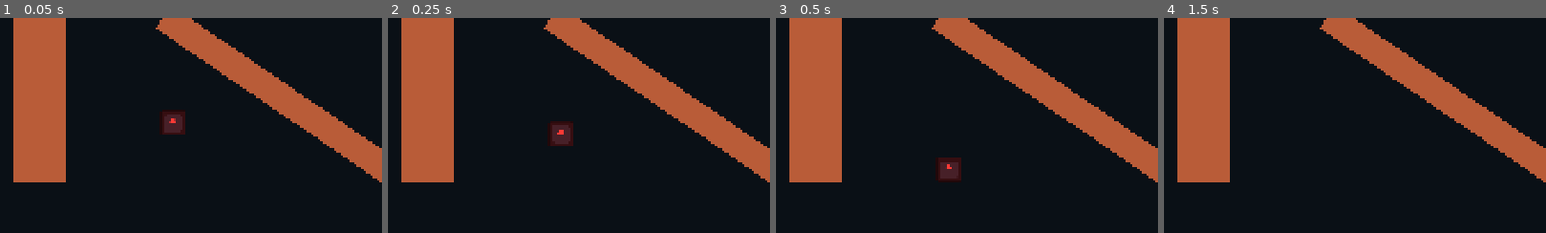
Above: before the commit, frames 1-4 (left to right).
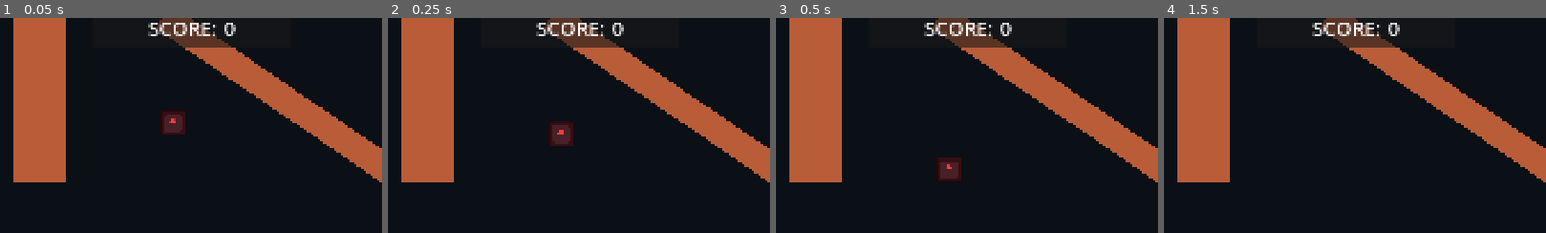
Above: after the commit, the same moments.

Repository: sanjeevkumarjayakumar-des/Gam712_Bouncy
Game: Godot game, scene res://Main/Levels/test_level.tscn
Two runs of this game, one before a commit and one after it. Both use one fixed random seed, a clock stepped at 60 frames per second and the inputs below. The project has no main scene, so this scene is started directly. The engine's default icon, where the game draws it, is replaced by a stand-in: a white triangle on a blue panel in a dark square.
Inputs:
- Up to frame 1 (0.05 s): no input
- Up to frame 2 (0.25 s): no input
- Up to frame 3 (0.5 s): no input
- Up to frame 4 (1.5 s): click "CLIENT" at 0.5 s; click "SERVER" at 1.25 s
The pictures show only the part of the screen within x 25-75%, y 0-50%; the shares and areas given below are measured in that part.

The runs differ from the first frame. In frame 1, 2.0% of the frame differs, in the area x 38-62%, y 0-14%; in frame 2, 2.0%; in frame 3, 2.0%; in frame 4, 2.0%.

Commit message:
wew

Diff:
--- a/Main/GameStateGlobal.gd
+++ b/Main/GameStateGlobal.gd
@@ -2,3 +2,4 @@
 
 
 var can_be_hunter: bool = true
+var hunter_score: int = 0
--- /dev/null
+++ b/Main/Levels/score_ui.gd
@@ -0,0 +1,8 @@
+extends CanvasLayer
+@onready var score: Label = $Control/PanelContainer/HBoxContainer/Score
+
+
+func _process(_delta: float) -> void:
+
+	if multiplayer.is_server():
+		score.text = str(GameStateGlobal.hunter_score)
--- a/Main/Levels/test_level.tscn
+++ b/Main/Levels/test_level.tscn
@@ -4,6 +4,7 @@
 [ext_resource type="PackedScene" uid="uid://1d4sek6u7vv7" path="res://Main/Player/test_player.tscn" id="3_d0oil"]
 [ext_resource type="PackedScene" uid="uid://c8cq1c54ynyvq" path="res://Main/Enemy/test_enemy.tscn" id="3_ovh4g"]
 [ext_resource type="PackedScene" uid="uid://dxrbmuc8j2q13" path="res://Main/Network/network_ui.tscn" id="4_ovh4g"]
+[ext_resource type="Script" uid="uid://b048dun7frt0n" path="res://Main/Levels/score_ui.gd" id="5_gswn4"]
 
 [sub_resource type="RectangleShape2D" id="RectangleShape2D_oia5d"]
 size = Vector2(1152.25, 75.75)
@@ -48,16 +49,16 @@
 anchors_preset = 15
 anchor_right = 1.0
 anchor_bottom = 1.0
-offset_left = 4.7655573
-offset_top = -100.97409
-offset_right = 1152.7655
-offset_bottom = -25.97409
+offset_left = 5.718669
+offset_top = -48.765877
+offset_right = 1153.7186
+offset_bottom = 26.234123
 grow_horizontal = 2
 grow_vertical = 2
 color = Color(0.7257336, 0.36016077, 0.21856982, 1)
 
 [node name="CollisionShape2D" type="CollisionShape2D" parent="StaticBody2D2" unique_id=64428724]
-position = Vector2(579.492, -73.4357)
+position = Vector2(573.29675, -15.49033)
 shape = SubResource("RectangleShape2D_oia5d")
 
 [node name="StaticBody2D3" type="StaticBody2D" parent="." unique_id=1690382861]
@@ -68,16 +69,16 @@
 anchors_preset = 15
 anchor_right = 1.0
 anchor_bottom = 1.0
-offset_left = -33.999985
-offset_top = 338.0
-offset_right = 1114.0
-offset_bottom = 413.0
+offset_left = -70.0
+offset_top = 60.0
+offset_right = 1078.0
+offset_bottom = 135.0
 grow_horizontal = 2
 grow_vertical = 2
 color = Color(0.7257336, 0.36016077, 0.21856982, 1)
 
 [node name="CollisionShape2D" type="CollisionShape2D" parent="StaticBody2D3" unique_id=1688952080]
-position = Vector2(532, 371.99997)
+position = Vector2(532, 90.99997)
 shape = SubResource("RectangleShape2D_oia5d")
 
 [node name="StaticBody2D5" type="StaticBody2D" parent="." unique_id=1498847707]
@@ -194,3 +195,40 @@
 position = Vector2(913, 263)
 
 [node name="NetworkUI" parent="." unique_id=673921849 instance=ExtResource("4_ovh4g")]
+
+[node name="Score_UI" type="CanvasLayer" parent="." unique_id=1758210389]
+script = ExtResource("5_gswn4")
+
+[node name="Control" type="Control" parent="Score_UI" unique_id=117900903]
+layout_mode = 3
+anchors_preset = 15
+anchor_right = 1.0
+anchor_bottom = 1.0
+grow_horizontal = 2
+grow_vertical = 2
+mouse_filter = 2
+
+[node name="PanelContainer" type="PanelContainer" parent="Score_UI/Control" unique_id=612986190]
+custom_minimum_size = Vector2(500, 100)
+layout_mode = 1
+anchors_preset = -1
+anchor_left = 0.36979166
+anchor_top = -0.022222219
+anchor_right = 0.6302083
+anchor_bottom = 0.07037037
+grow_horizontal = 2
+metadata/_edit_use_anchors_ = true
+
+[node name="HBoxContainer" type="HBoxContainer" parent="Score_UI/Control/PanelContainer" unique_id=1466174554]
+layout_mode = 2
+alignment = 1
+
+[node name="Text" type="Label" parent="Score_UI/Control/PanelContainer/HBoxContainer" unique_id=2034924669]
+layout_mode = 2
+theme_override_font_sizes/font_size = 50
+text = "SCORE: "
+
+[node name="Score" type="Label" parent="Score_UI/Control/PanelContainer/HBoxContainer" unique_id=768409879]
+layout_mode = 2
+theme_override_font_sizes/font_size = 50
+text = "0"
--- a/Main/Player/test_player.gd
+++ b/Main/Player/test_player.gd
@@ -1,6 +1,7 @@
 extends RigidBody2D
 
 @onready var statlabel: Label = $Sprite2D/statlabel
+
 
 var is_hunter: bool = false:
 	set(value):
@@ -39,4 +40,5 @@
 		return
 	if body != self and body.has_method("can_be_tagged") and body.can_be_tagged():
 		print("Player ", body.name, " was tagged by ", name)
-		# TODO: decide what a tag does (swap roles, eliminate, reset...)
+		GameStateGlobal.hunter_score+= 1
+		print(GameStateGlobal.hunter_score)
Not shown, added: Main/Levels/score_ui.gd.uid
